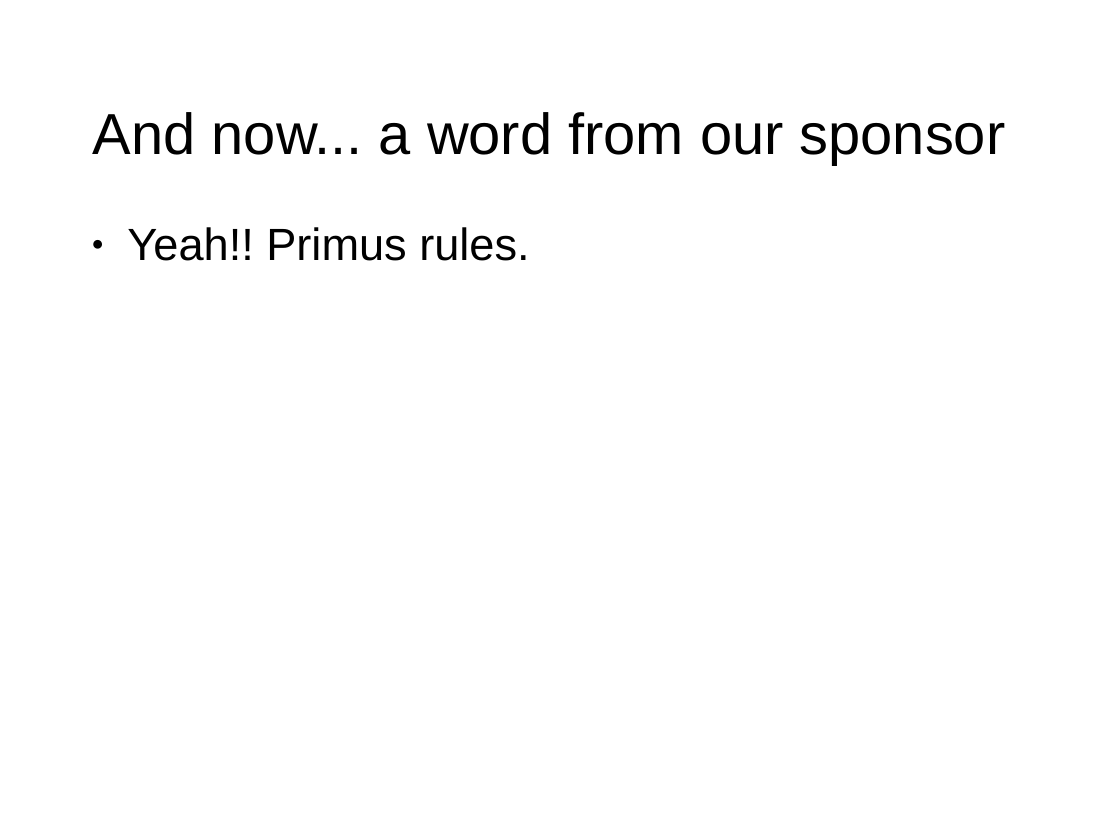
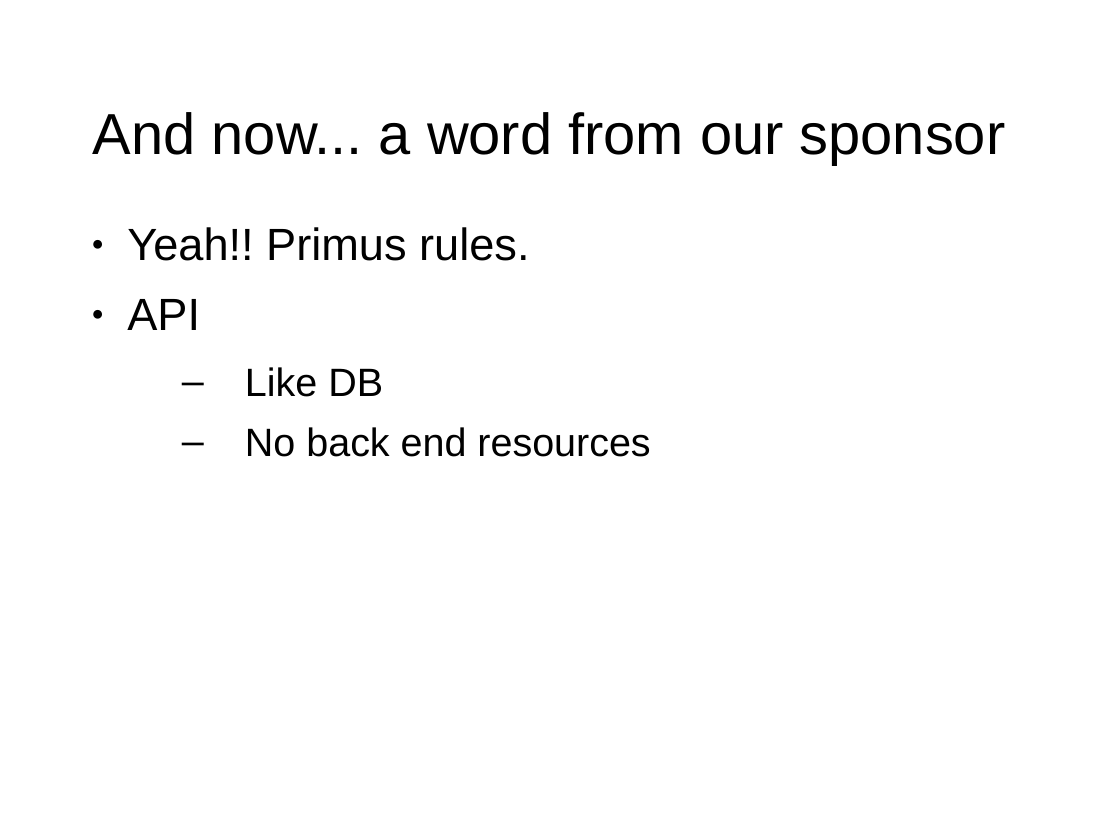
Before and after one commit to puppetMaster3/bikeSheding, a slide deck: slide 7 of training/2of2.ppt (slide 6 before the commit). Drawn at 1120x840 pixels with LibreOffice and Linux fonts; fonts in the diff are those of the drawing; background and template pictures are left out. Boxes give left, top, right and bottom in pixels: in the first picture for what was removed or moved away, otherwise in the second. Text is boxed around its words. In the diff, an @@ line names an element or a change of style, - is before the commit and + after.

```diff
--- a/training/2of2.ppt
+++ b/training/2of2.ppt
@@ text at (x1=127, y1=299, x2=650, y2=457): paragraphs added @@
+● API
+  – Like DB
+  – No back end resources
```
Also in this commit, not shown: 6 other slides changed, 2 slides added, 1 slide removed, 7 other files.
